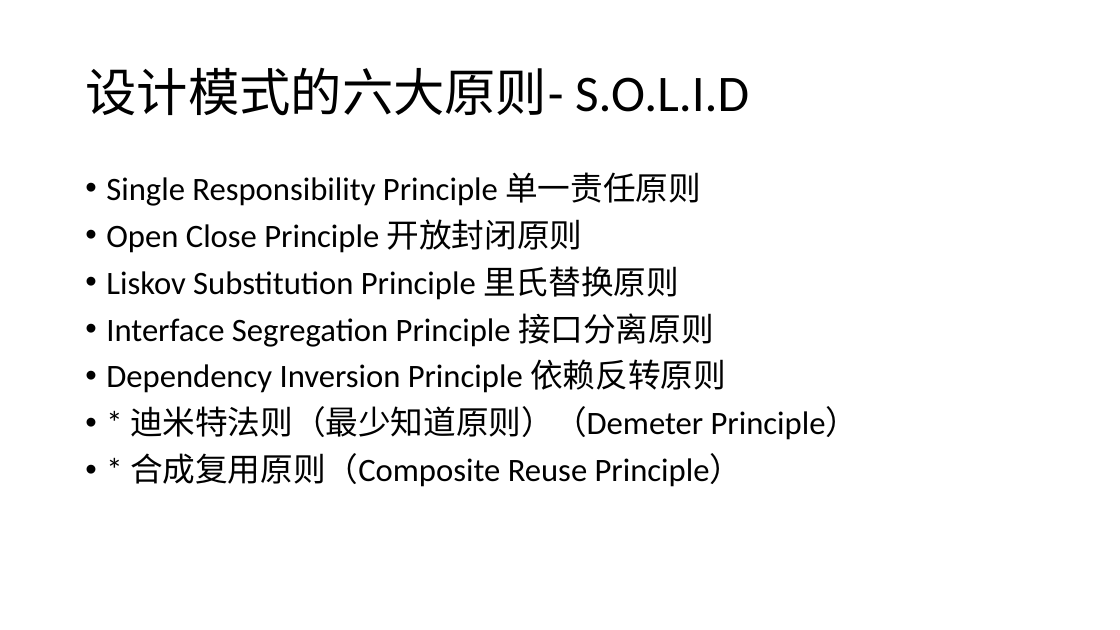
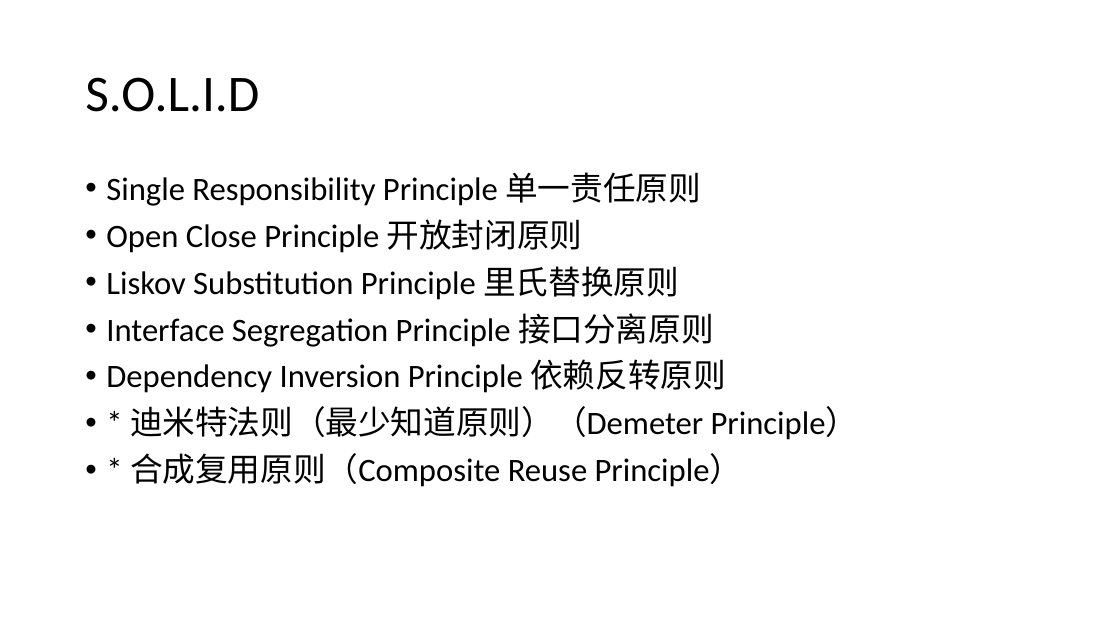
Before and after one commit to TWDH/Development, a slide deck: slide 3 of 赫桑的算法宝典/4.技术文章/Design Patterns and OOD.pptx. Drawn at 1120x630 pixels with LibreOffice and Linux fonts; fonts in the diff are those of the drawing. Boxes give left, top, right and bottom in pixels: in the first picture for what was removed or moved away, otherwise in the second. Text is boxed around its words. In the diff, an @@ line names an element or a change of style, - is before the commit and + after.

```diff
--- a/赫桑的算法宝典/4.技术文章/Design Patterns and OOD.pptx
+++ b/赫桑的算法宝典/4.技术文章/Design Patterns and OOD.pptx
@@ title at box(85, 77, 259, 112): text changed @@
-设计模式的六大原则- S.O.L.I.D
+S.O.L.I.D
```
Also in this commit, not shown: 13 other slides changed, 1 other file.
